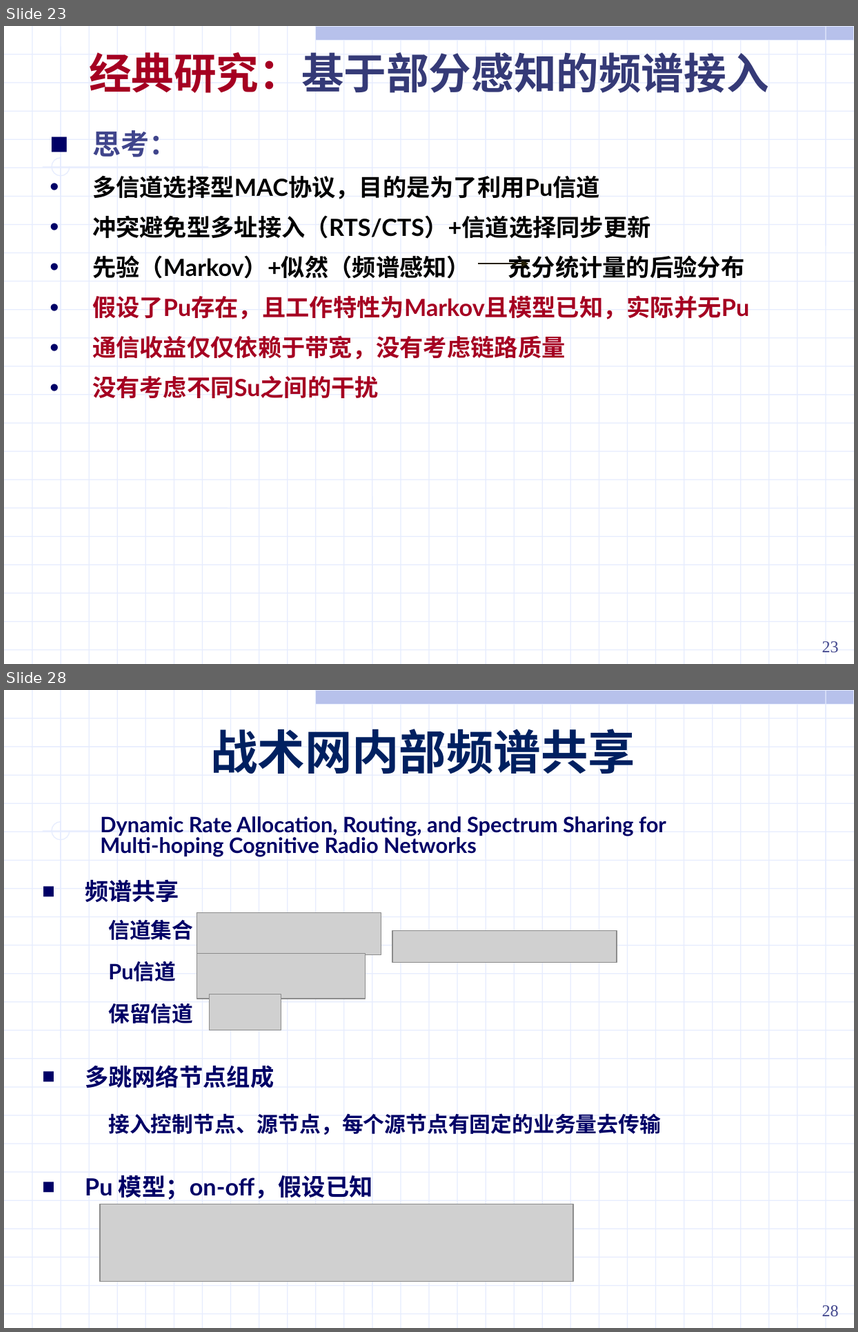
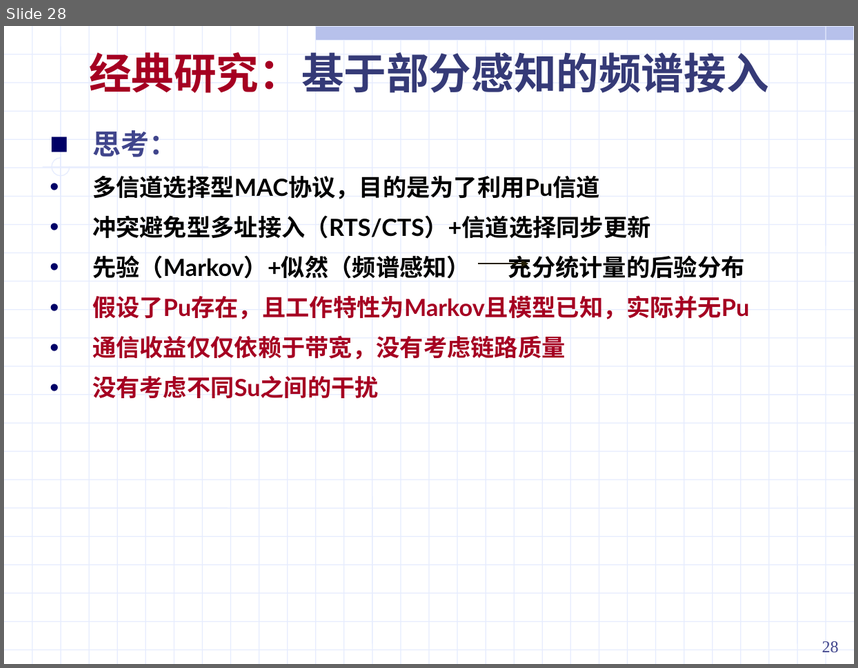
Before and after one commit to ssheroes/hello-world, a slide deck: 战术网频谱共享调研 (2).pptx. Shown one above the other, each under a label of ours: slides 23 and 28 before the commit, slide 28 after it; the slides between them are not shown. The pictures are 858x1332 and 858x668 pixels, drawn with LibreOffice and Linux fonts; fonts in the diff are those of the drawing; grey boxes stand for pictures. Boxes give left, top, right and bottom in pixels: in the first picture for what was removed or moved away, otherwise in the second. Text is boxed around its words. In the diff, an @@ line names an element or a change of style, - is before the commit and + after.

```diff
--- a/战术网频谱共享调研 (2).pptx
+++ b/战术网频谱共享调研 (2).pptx
@@ slide 28 removed at (4,690,854,1328), background #FFFFFF; not listed: 56 template elements that a slide beside it also shows @@
@@ text removed at (211,729,635,774) @@
-战术网内部频谱共享
@@ text removed at (100,816,666,857) @@
-Dynamic Rate Allocation, Routing, and Spectrum Sharing for Multi-hoping Cognitive Radio Networks
@@ text removed at (85,879,179,902) @@
-■ 频谱共享
@@ picture removed at (197,913,381,954) @@
@@ text removed at (108,919,193,940) @@
-信道集合
@@ picture removed at (392,931,617,963) @@
@@ picture removed at (197,953,366,998) @@
@@ text removed at (108,961,176,981) @@
-Pu信道
@@ picture removed at (210,994,281,1030) @@
@@ text removed at (108,1003,193,1023) @@
-保留信道
@@ text removed at (85,1065,274,1088) @@
-■ 多跳网络节点组成
@@ text removed at (108,1113,661,1134) @@
-接入控制节点、源节点，每个源节点有固定的业务量去传输
@@ text removed at (85,1175,373,1199) @@
-■ Pu 模型；on-off，假设已知
@@ picture removed at (100,1204,573,1281) @@
@@ page number removed at (822,1305,839,1317) @@
-28
@@ what was slide 23 is now slide 28 @@
@@ page number at (822,641,839,653): text changed @@
-23
+28
```
Also in this commit, not shown: 3 slides changed, 7 slides added, 7 other slides removed.
